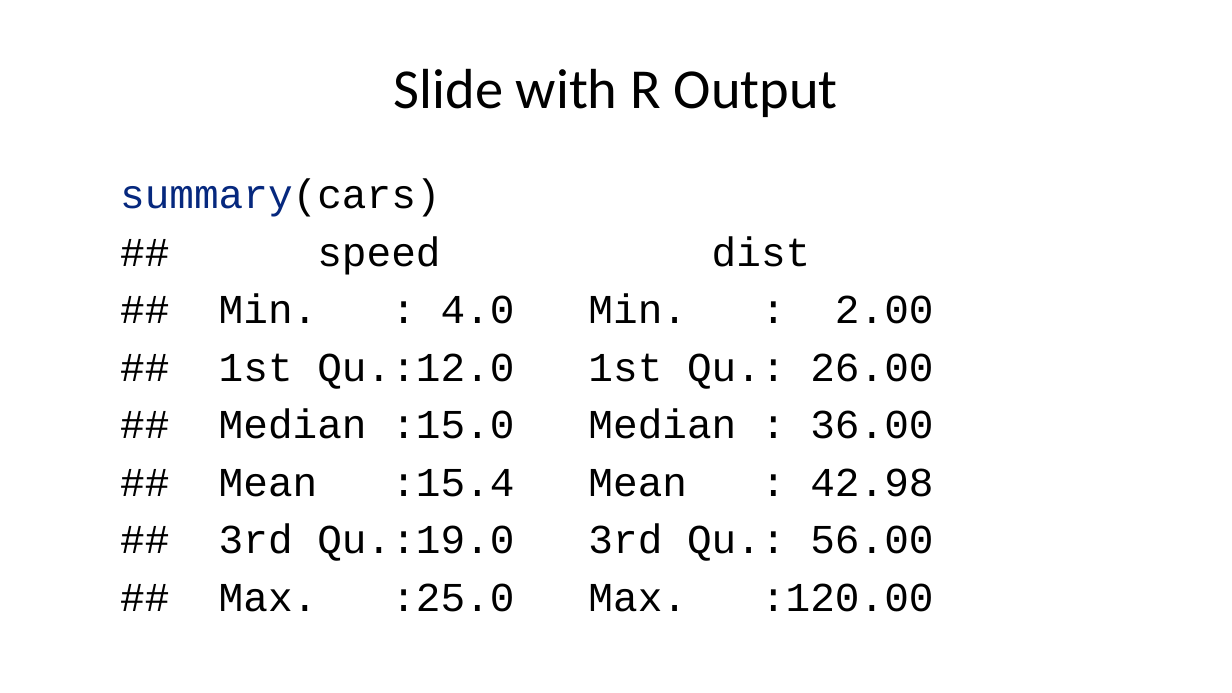
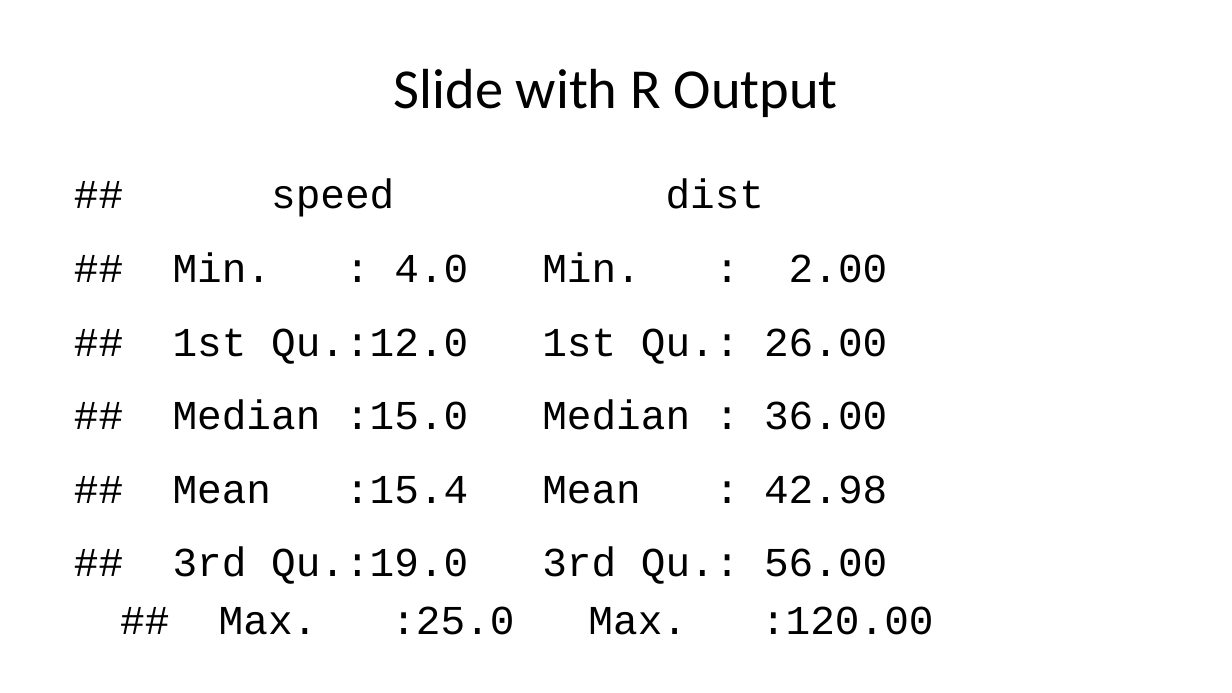
Before and after one commit to KevinDLopez/CECS450-Project1, a slide deck: slide 4 of Project_code.pptx. Drawn at 1232x693 pixels with LibreOffice and Linux fonts; fonts in the diff are those of the drawing. Boxes give left, top, right and bottom in pixels: in the first picture for what was removed or moved away, otherwise in the second. Text is boxed around its words. In the diff, an @@ line names an element or a change of style, - is before the commit and + after.

```diff
--- a/Project_code.pptx
+++ b/Project_code.pptx
@@ text at <box>120,179,440,217</box>: paragraph removed @@
-summary(cars)
```
Also in this commit, not shown: 1 other slide changed, 2 slides added, 5 other files.
